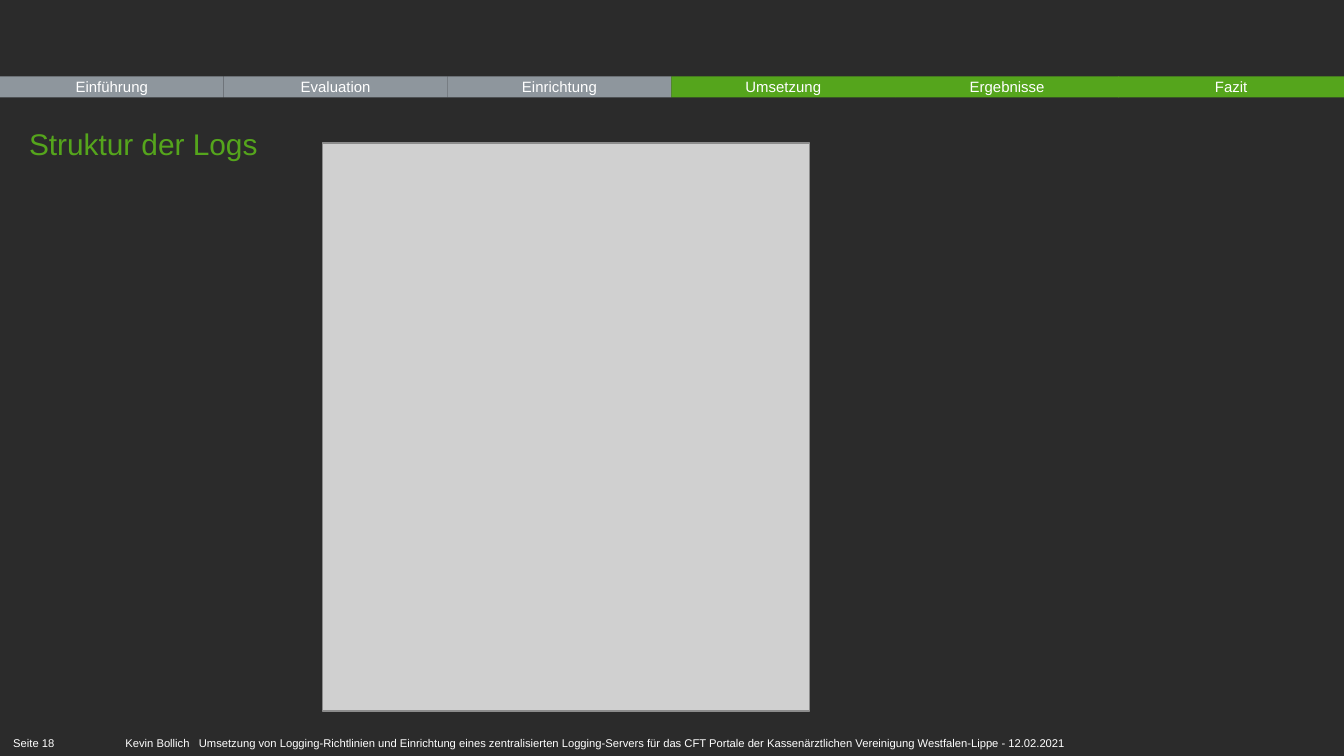
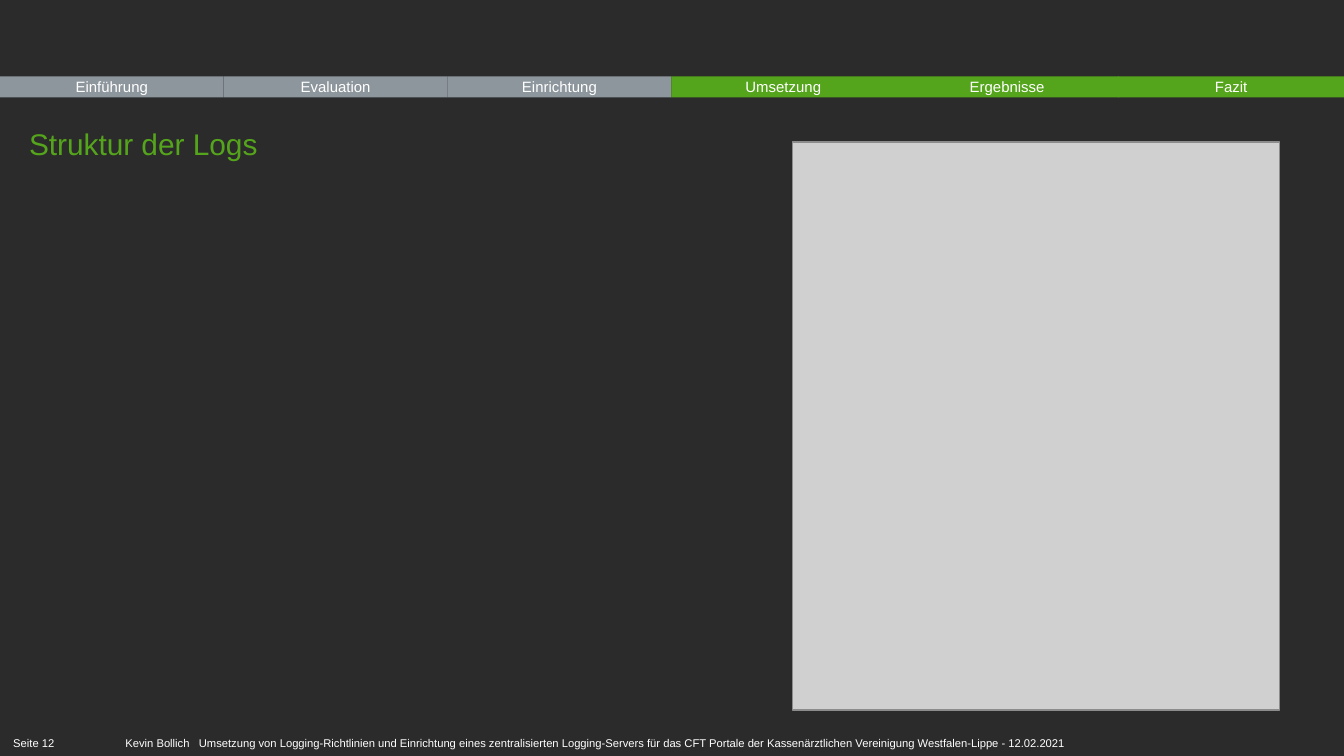
Before and after one commit to kevin-bollich97/Bachelorarbeit, a slide deck: slide 12 of praesentation/Bachelorarbeit-Bollich.pptx (slide 18 before the commit). Drawn at 1344x756 pixels with LibreOffice and Linux fonts; fonts in the diff are those of the drawing; grey boxes stand for pictures; background and template pictures are left out; a plain dark background stands for a picture behind light text. Boxes give left, top, right and bottom in pixels: in the first picture for what was removed or moved away, otherwise in the second. Text is boxed around its words. In the diff, an @@ line names an element or a change of style, - is before the commit and + after.

```diff
--- a/praesentation/Bachelorarbeit-Bollich.pptx
+++ b/praesentation/Bachelorarbeit-Bollich.pptx
@@ picture moved from (x1=323, y1=142, x2=809, y2=711) to (x1=793, y1=142, x2=1279, y2=711) @@
@@ page number at (x1=13, y1=739, x2=54, y2=747): text changed @@
-Seite 18
+Seite 12
```
Also in this commit, not shown: 11 other slides changed, 8 slides removed.
